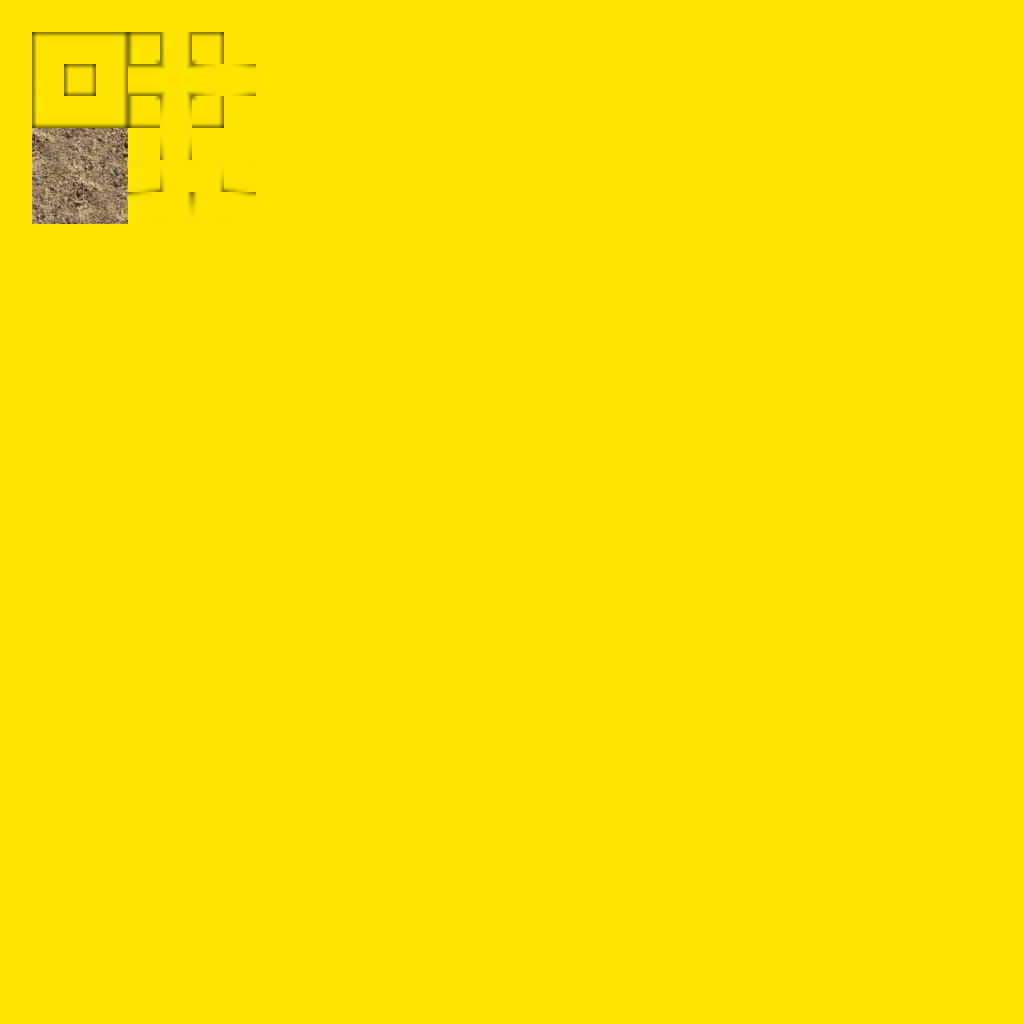
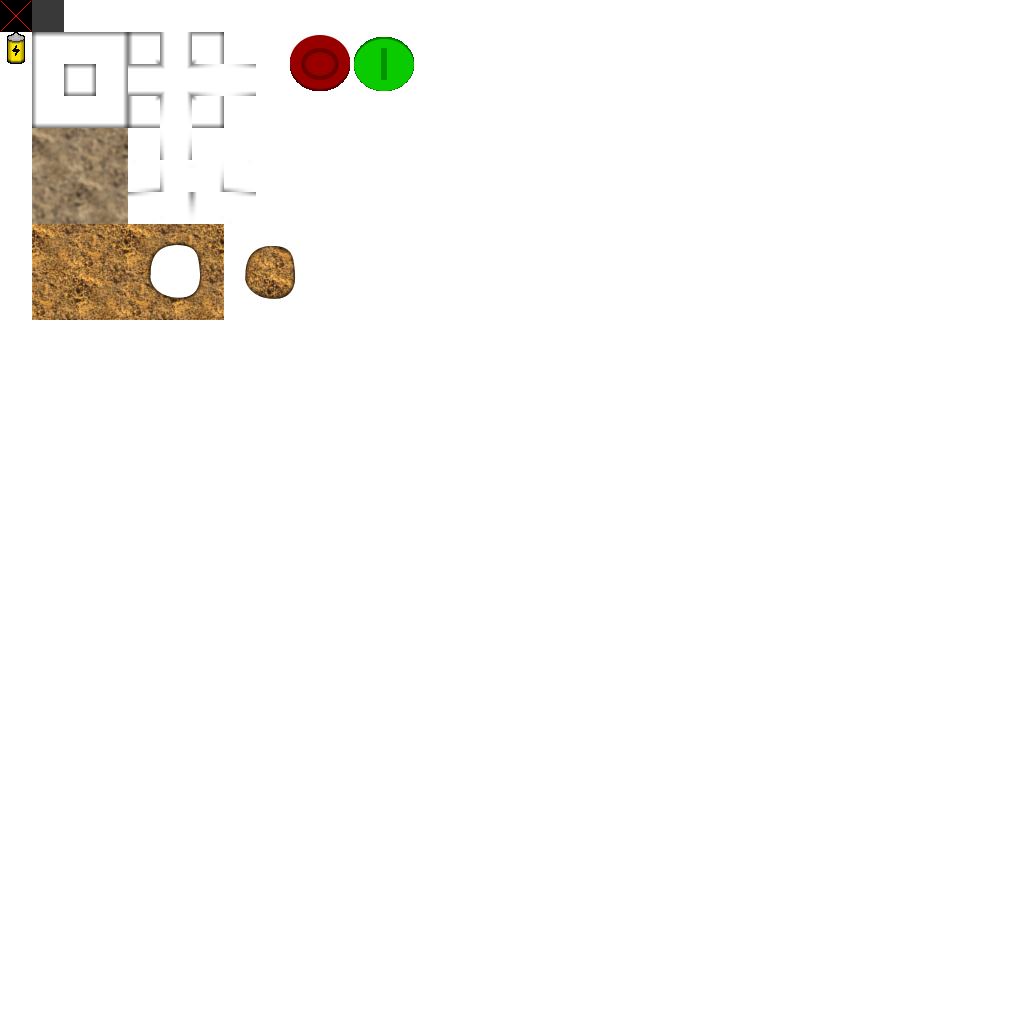
Layer changes from the first 1024px x 1024px image to the second:
renamed "TexturesCom_SoilSand0108_2_S.jpg-Kopie #1" to "Eingefügte Ebene-Kopie", painted on it over (0, 0, 414, 320)
hid "Ebene" over (0, 0, 1024, 1024)
removed layer "Background" over (0, 0, 64, 64)
